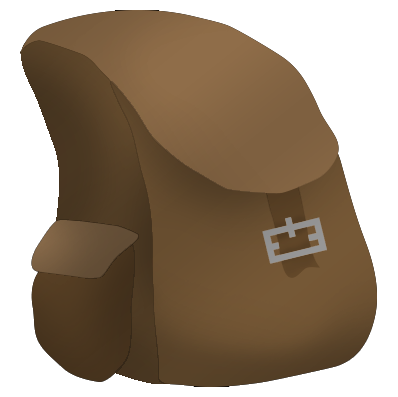
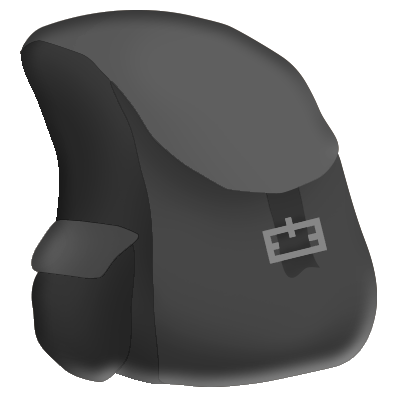
Layers edited between the first and the second 398 × 397 image:
added layer "Gradient Map 2" above "inactivePress" over (20, 10, 377, 387)
added layer "inactive" above "activePress" over (20, 10, 377, 387)
hid group "Closed" (8 layers) over (20, 10, 377, 387)
removed layer "Layer 9" (was lighten) from group "Closed" over (20, 10, 377, 387)
